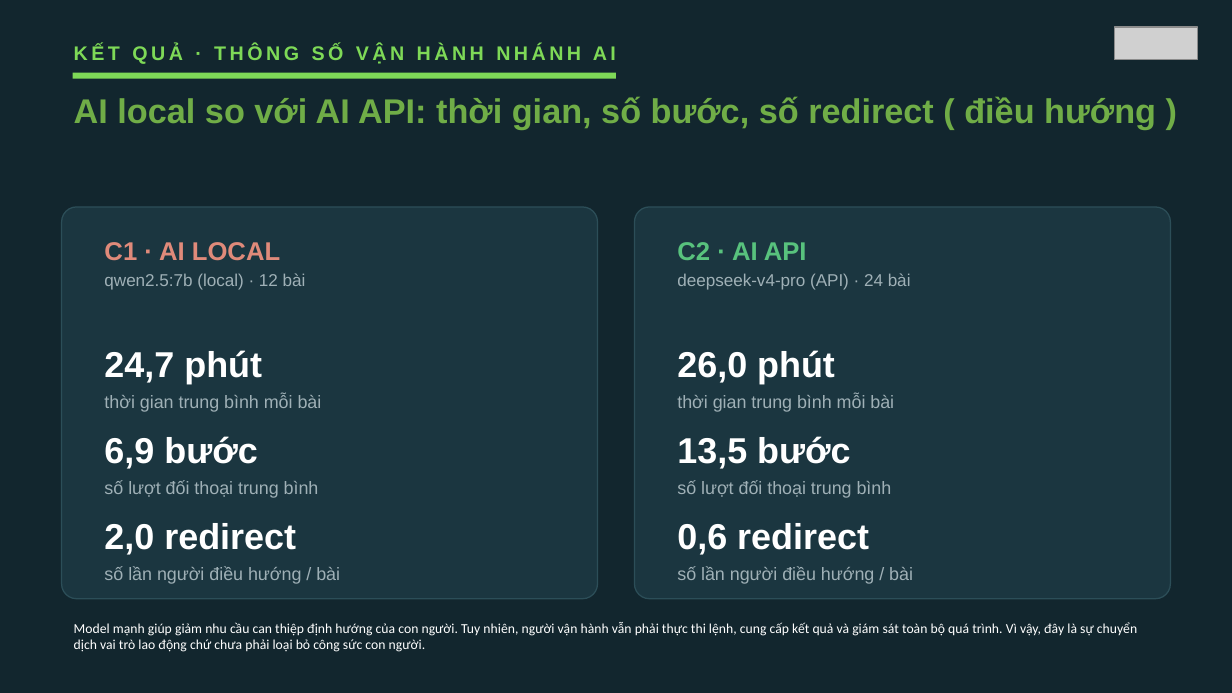
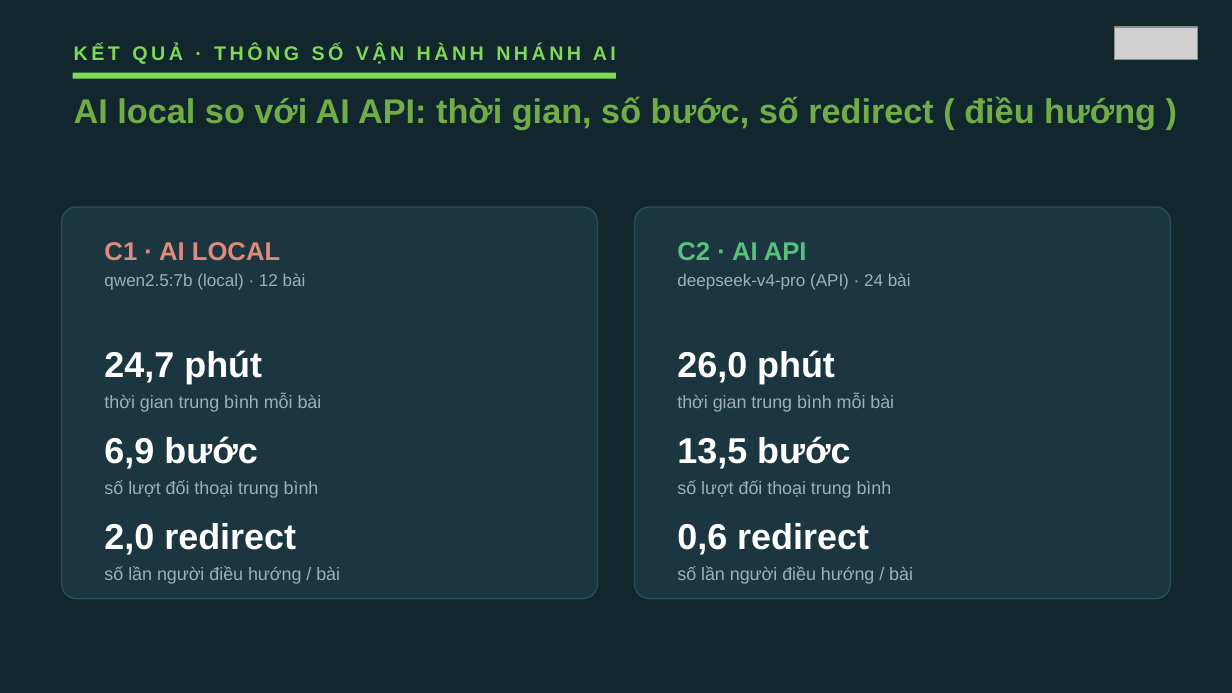
Before and after one commit to VuNguyenBinh/KLTN-FA26, a slide deck: slide 16 of Slide/KTLN_slide.pptx (slide 18 before the commit). Drawn at 1232x693 pixels with LibreOffice and Linux fonts; fonts in the diff are those of the drawing; grey boxes stand for pictures. Boxes give left, top, right and bottom in pixels: in the first picture for what was removed or moved away, otherwise in the second. Text is boxed around its words. In the diff, an @@ line names an element or a change of style, - is before the commit and + after.

```diff
--- a/Slide/KTLN_slide.pptx
+++ b/Slide/KTLN_slide.pptx
@@ text removed at (74, 622, 1137, 652) @@
-Model mạnh giúp giảm nhu cầu can thiệp định hướng của con người. Tuy nhiên, người vận hành vẫn phải thực thi lệnh, cung cấp kết quả và giám sát toàn bộ quá trình. Vì vậy, đây là sự chuyển dịch vai trò lao động chứ chưa phải loại bỏ công sức con người.
```
Also in this commit, not shown: 5 other slides changed, 1 slide added, 3 slides removed, 2 other files.
